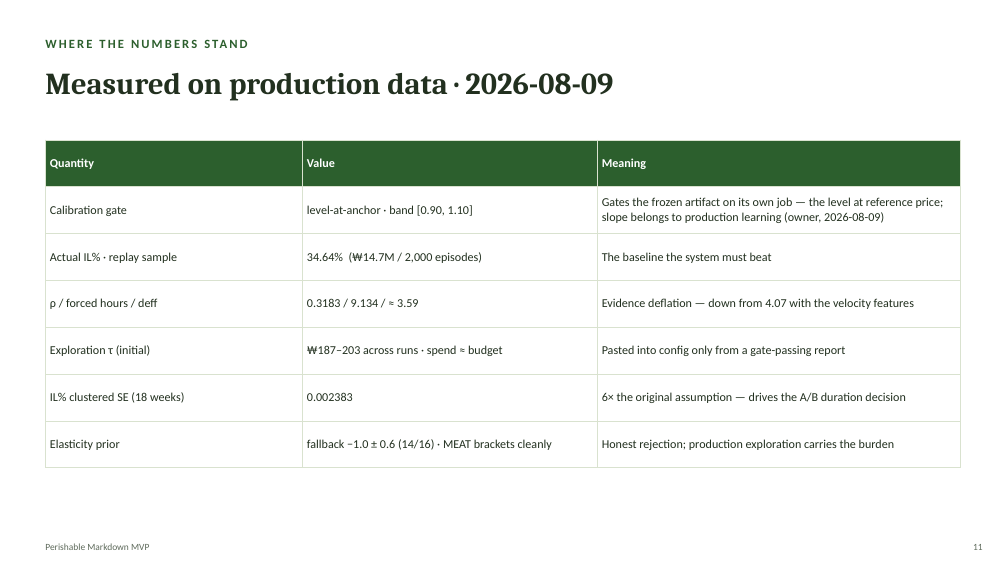
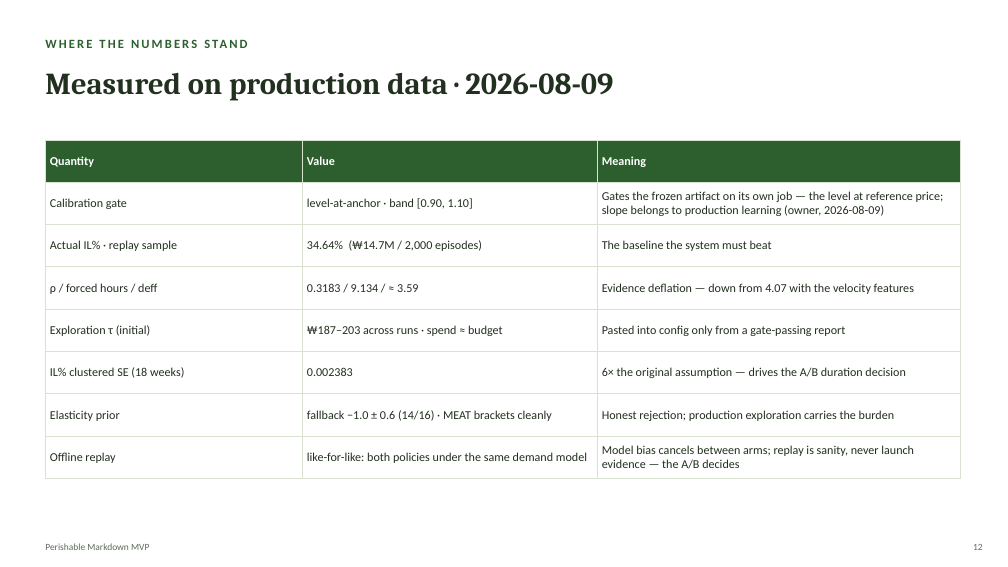
Before and after one commit to Kamalyunus/fresh-markdown, a slide deck: slide 12 of docs/perishable_markdown_tech_deck.pptx (slide 11 before the commit). Drawn at 1008x567 pixels with LibreOffice and Linux fonts; fonts in the diff are those of the drawing. Boxes give left, top, right and bottom in pixels: in the first picture for what was removed or moved away, otherwise in the second. Text is boxed around its words. In the diff, an @@ line names an element or a change of style, - is before the commit and + after.

```diff
--- a/docs/perishable_markdown_tech_deck.pptx
+++ b/docs/perishable_markdown_tech_deck.pptx
@@ table at bbox=[45, 140, 960, 473] @@
+row 8: Offline replay | like-for-like: both policies under the same demand model | Model bias cancels between arms; replay is sanity, never launch evidence — the A/B decides
```
Also in this commit, not shown: 10 other slides changed, 1 slide added, 5 other files.
